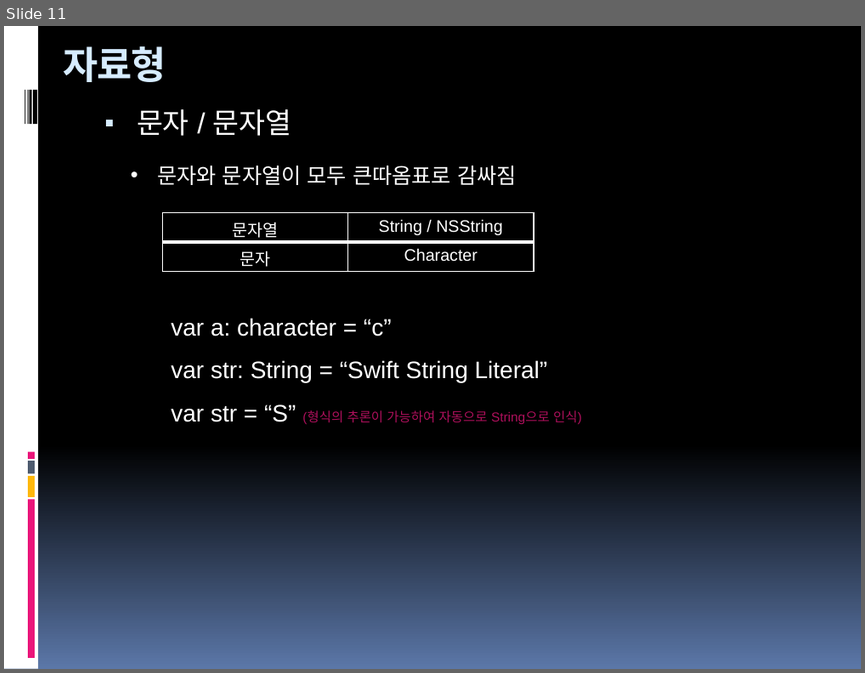
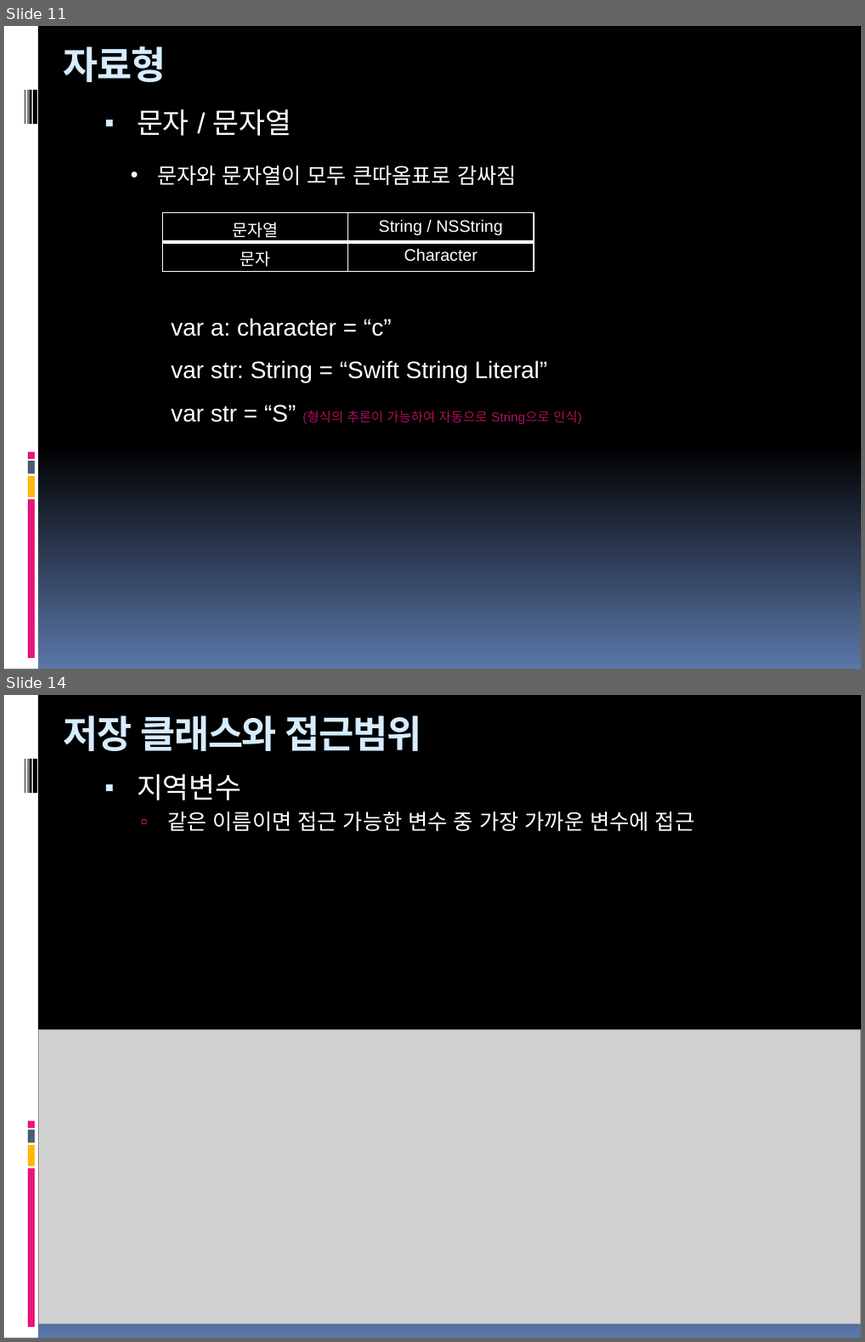
Before and after one commit to hounga13/helloSwift, a slide deck: Swift세미나자료.pptx. Shown one above the other, each under a label of ours: slide 11 before the commit, slides 11 and 14 after it; the slides between them are not shown. The pictures are 865x673 and 865x1342 pixels, drawn with LibreOffice and Linux fonts; fonts in the diff are those of the drawing; grey boxes stand for pictures. Boxes give left, top, right and bottom in pixels: in the first picture for what was removed or moved away, otherwise in the second. Text is boxed around its words. In the diff, an @@ line names an element or a change of style, - is before the commit and + after.

```diff
--- a/Swift세미나자료.pptx
+++ b/Swift세미나자료.pptx
@@ slide 14 added at <box>4,695,861,1338</box>, background gradient #000000 to #5B77A8; not listed: 9 template elements that a slide beside it also shows @@
@@ title added at <box>63,715,422,751</box>, 32 pt, text #D6ECFF, bold @@
+저장 클래스와 접근범위
@@ text added at <box>137,774,694,831</box>, 18 pt, text #FFFFFF @@
+▪ 지역변수
+  ▫ 같은 이름이면 접근 가능한 변수 중 가장 가까운 변수에 접근
@@ picture added at <box>39,1030,861,1324</box> @@
```
Also in this commit, not shown: 2 slides changed, 18 other slides added.
